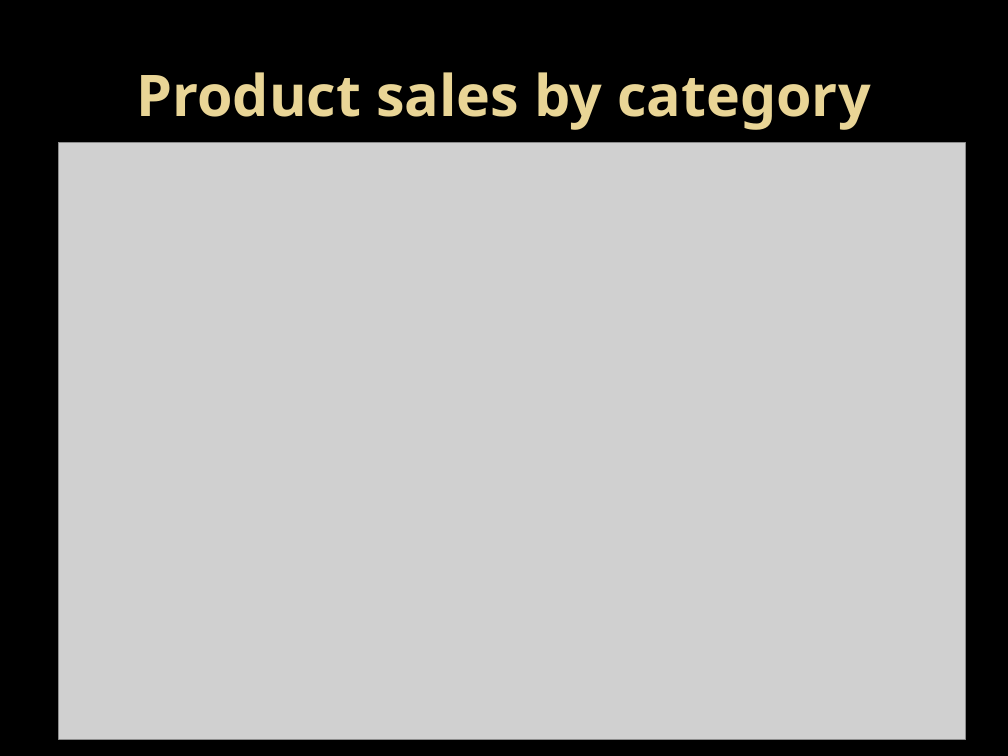
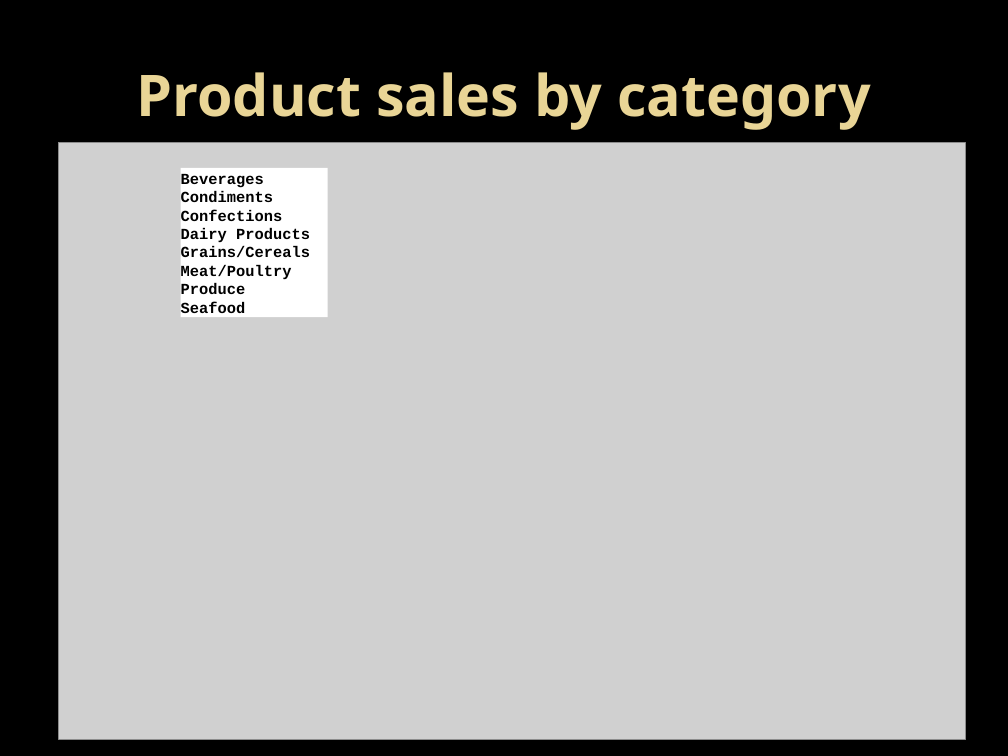
Before and after one commit to lraichik/dsc-mod-3-project-online-ds-ft-051319, a slide deck: slide 4 of Hypothesis testing with the Northwind database.pptx (slide 5 before the commit). Drawn at 1008x756 pixels with LibreOffice and Linux fonts; fonts in the diff are those of the drawing; grey boxes stand for pictures; background and template pictures are left out. Boxes give left, top, right and bottom in pixels: in the first picture for what was removed or moved away, otherwise in the second. Text is boxed around its words. In the diff, an @@ line names an element or a change of style, - is before the commit and + after.

```diff
--- a/Hypothesis testing with the Northwind database.pptx
+++ b/Hypothesis testing with the Northwind database.pptx
@@ rectangle added at box(180, 168, 328, 318), fill #FFFFFF, 11 pt, text #000000, bold @@
+Beverages Condiments Confections Dairy Products Grains/Cereals Meat/Poultry Produce
+Seafood
```
Also in this commit, not shown: 3 other slides changed, 1 slide removed, 2 other files.
